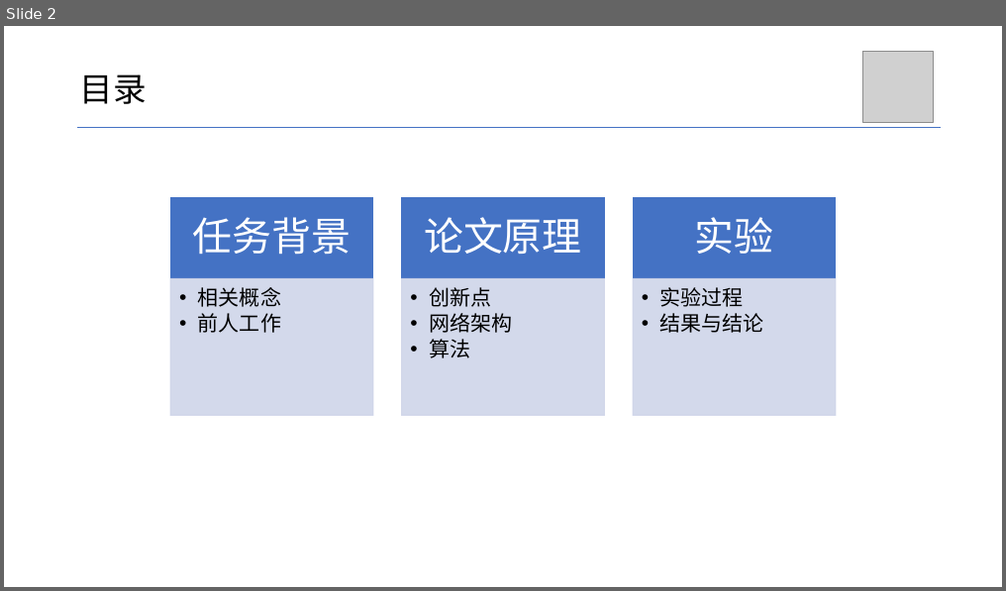
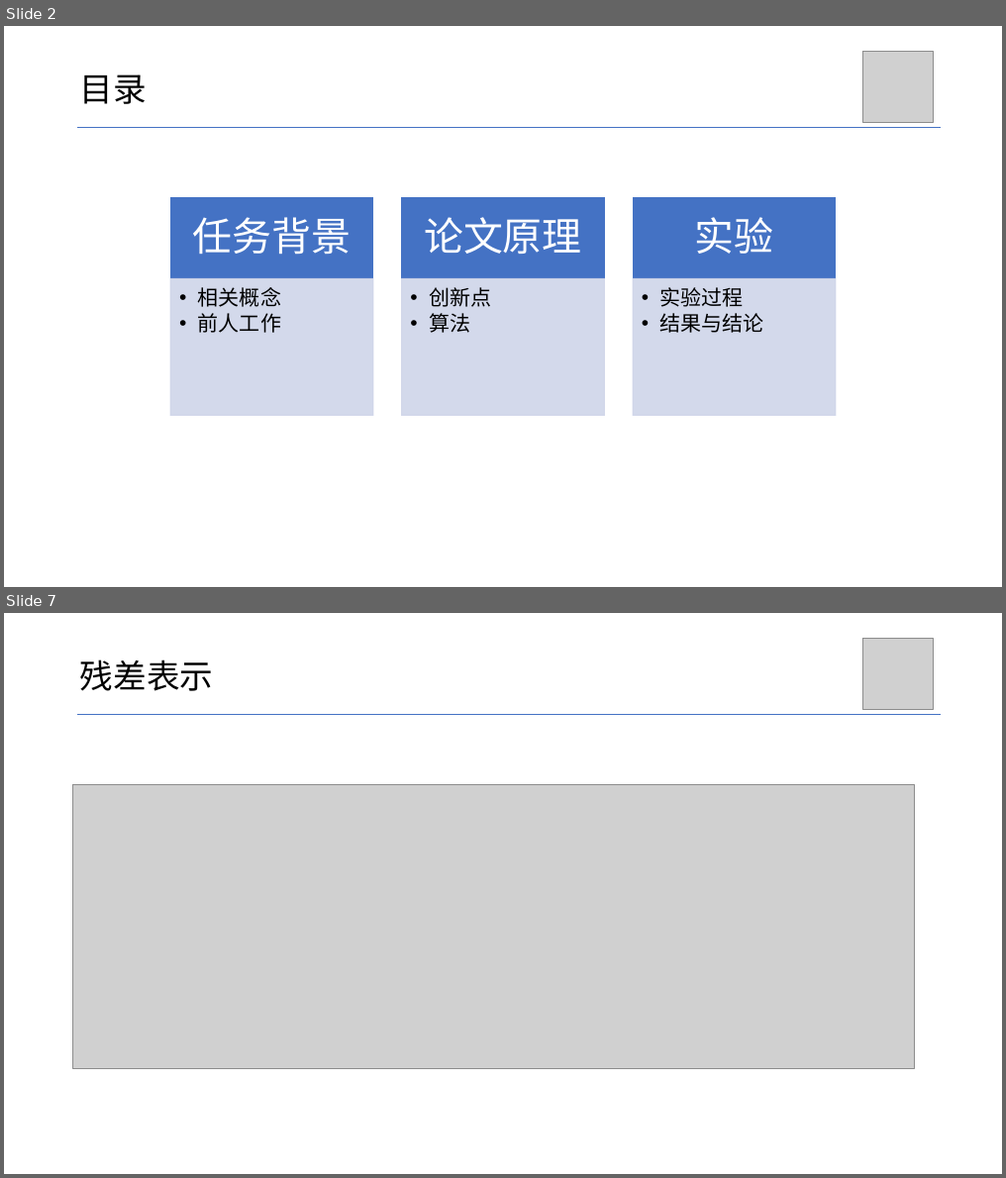
Before and after one commit to Grimm114514/cv-homework, a slide deck: 文献阅读/张宗桪-.pptx. Shown one above the other, each under a label of ours: slide 2 before the commit, slides 2 and 7 after it; the slides between them are not shown. The pictures are 1006x591 and 1006x1178 pixels, drawn with LibreOffice and Linux fonts; fonts in the diff are those of the drawing; grey boxes stand for pictures. Boxes give left, top, right and bottom in pixels: in the first picture for what was removed or moved away, otherwise in the second. Text is boxed around its words. In the diff, an @@ line names an element or a change of style, - is before the commit and + after.

```diff
--- a/文献阅读/张宗桪-.pptx
+++ b/文献阅读/张宗桪-.pptx
@@ slide 7 added at (4, 613, 1002, 1174), background #FFFFFF @@
@@ picture added at (862, 639, 934, 710) @@
@@ title added at (80, 660, 213, 691), 32 pt, text #000000 @@
+残差表示
@@ line added from (77, 714) to (941, 714), #4472C4 0.5 pt @@
@@ picture added at (73, 784, 915, 1069) @@
@@ slide 2 changed as well @@
@@ text at (429, 313, 512, 333): paragraph removed @@
-  • 网络架构
```
Also in this commit, not shown: 1 other slide changed, 14 other slides added, 1 slide removed, 17 other files.
